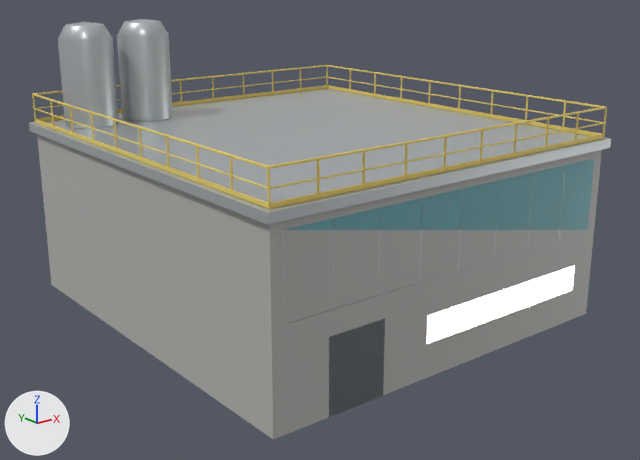
What one commit did to the FBX model unity/MissionForge/Assets/MissionForge/Art/Environment/LaunchPad/Models/Hero/hero_tower_base.fbx.
The view is the same before and after, from a 50 mm lens placed at (-22.3, -26.2, 13.1), pointed at (-2.3, -1.1, 3.1). The lights are fixed; the arrows at lower left show +X, +Y and +Z. The older version comes first. Where no turn or scale is listed for an object, it has been applied to the vertices. Vertices at exactly the same position are counted once.

In view in the first picture: 'hero_tower_base'.
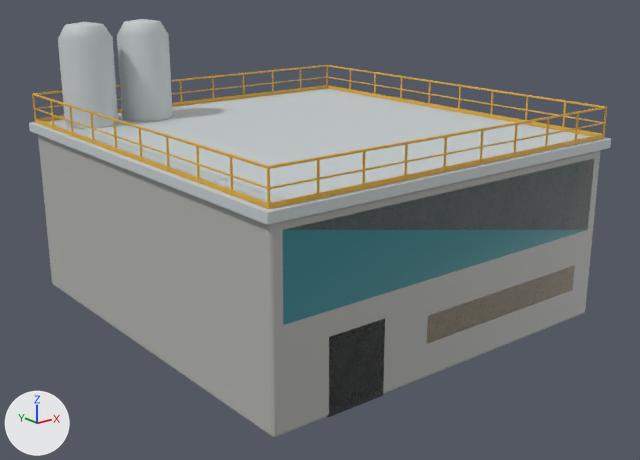
The change, as a list of edits to the scene's bpy script:
```text
Add img_hero_atlas_albedo_png:
    img_hero_atlas_albedo_png = load_image('Hero_atlas_albedo.png', '../../Textures/Hero_atlas_albedo.png', 64, 64, 'sRGB')
Add mat_hero_atlas:
    mat_hero_atlas = principled_material('hero_atlas')
    mat_hero_atlas.texture = img_hero_atlas_albedo_png
Change me_hero_tower_base_001:
    used by ob_hero_tower_base; location = (0.0, 0.0, 0.0)
    remove me_hero_tower_base_001.from_pydata(...)  # 3677 vertices, 3573 faces; spans x -9.7..5.3, y -8.3..7.7, z 0.0..10.6
    remove me_hero_tower_base_001.materials.append(mat_hero_clad)  # cyan #6fb3bc
    remove me_hero_tower_base_001.materials.append(mat_hero_rail)  # yellow #edd36c
    remove me_hero_tower_base_001.materials.append(mat_hero_dark)  # dark grey #596169
    remove me_hero_tower_base_001.materials.append(mat_lamp)  # pale yellow #fff3da, glowing beige #ffedcb
    add me_hero_tower_base_001.from_pydata(...)  # 3717 vertices, 7192 faces; spans x -9.7..5.3, y -8.3..7.7, z 0.0..10.6
    me_hero_tower_base_001 part 1: the loose piece of 56 vertices spanning x -9.5..5.1, y -8.1..7.5, z 0.0..6.4 is rebuilt with 96 vertices and now spans x -9.5..5.1, y -8.1..7.5, z 0.0..6.4
    me_hero_tower_base_001 part 2: 64 faces spanning x -8.9..-4.5, y 4.9..6.9, z 6.7..10.6 switch from mat_hero_white (light grey #ced4d7) to mat_hero_atlas (picture img_hero_atlas_albedo_png)
```

Pixel boxes (x1, y1, x2, y2) of what changed, in the pictures (640 x 460 px):
'hero_tower_base', reshaped
    before: (29, 19, 611, 440)
    after: (29, 19, 611, 437)
part 1 of me_hero_tower_base_001, rebuilt
    before: (37, 134, 602, 440)
    after: (38, 135, 601, 437)
part 2 of me_hero_tower_base_001, recoloured
    both: (66, 19, 159, 26)
